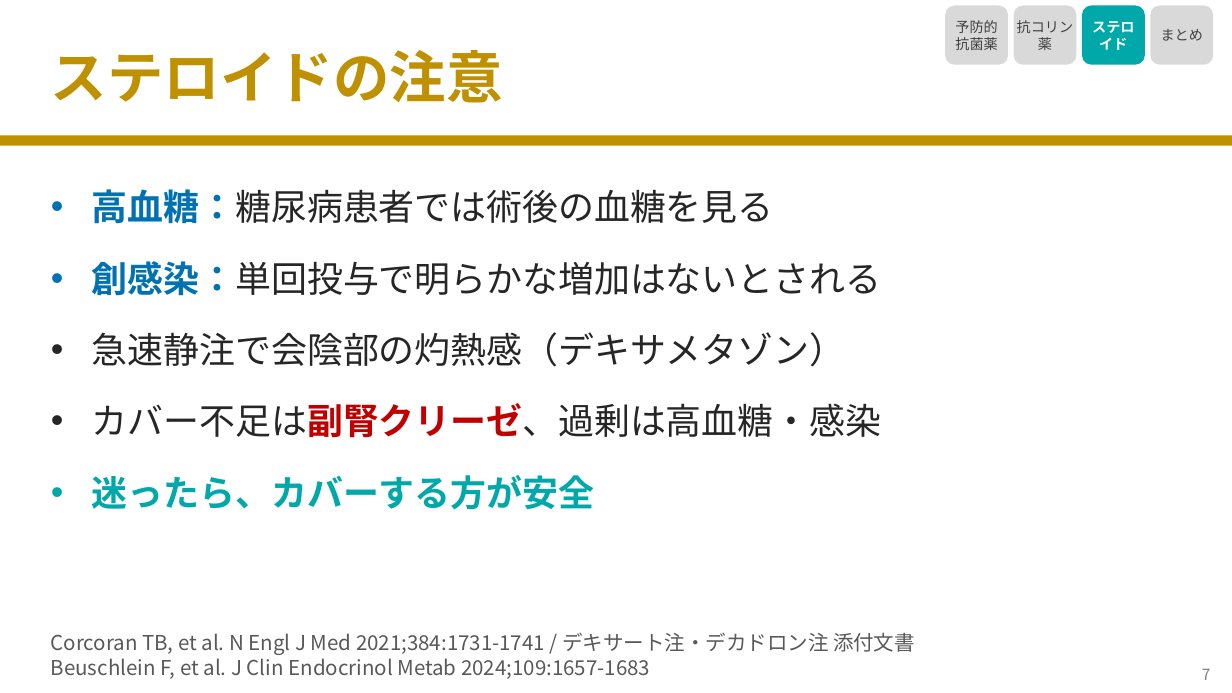
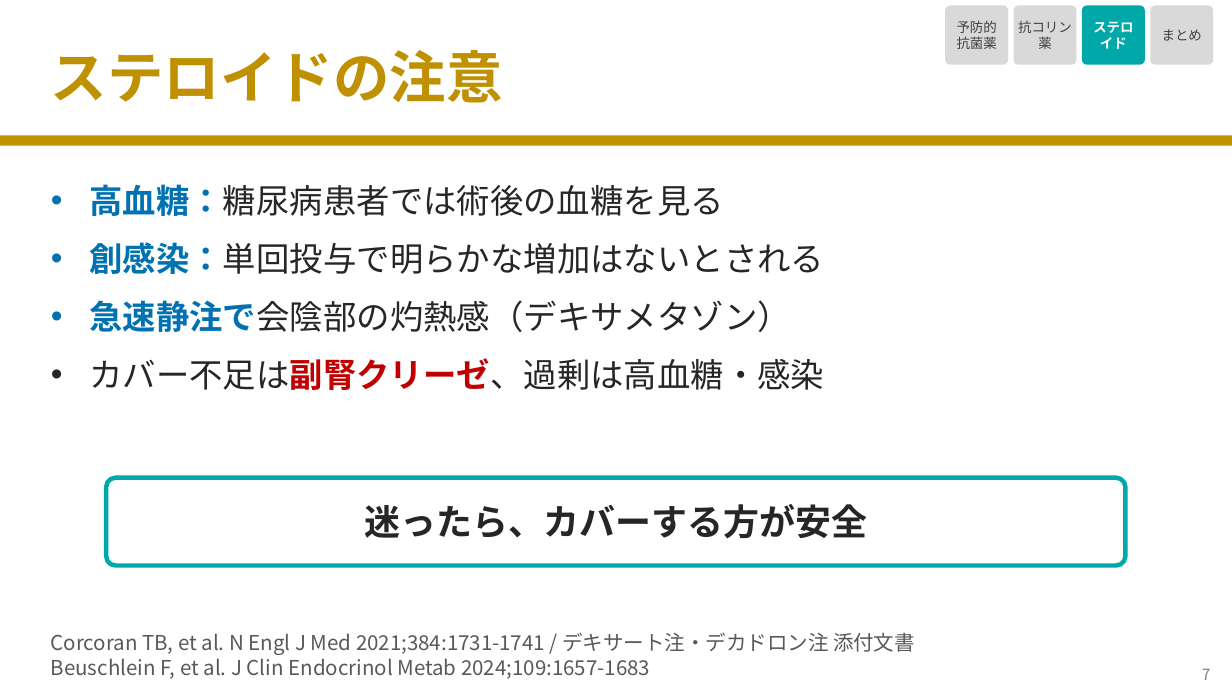
Before and after one commit to nobumitsu-3141/Anes-lecture, a slide deck: slide 8 of slides/3-12_other_perioperative_drugs/3-12_other_perioperative_drugs.pptx. Drawn at 1232x693 pixels with LibreOffice and Linux fonts; fonts in the diff are those of the drawing. Boxes give left, top, right and bottom in pixels: in the first picture for what was removed or moved away, otherwise in the second. Text is boxed around its words. In the diff, an @@ line names an element or a change of style, - is before the commit and + after.

```diff
--- a/slides/3-12_other_perioperative_drugs/3-12_other_perioperative_drugs.pptx
+++ b/slides/3-12_other_perioperative_drugs/3-12_other_perioperative_drugs.pptx
@@ size 11 to 10.5 pt; proportions changed in 4 elements at [945, 6, 1008, 65], [1014, 6, 1077, 65], [1082, 6, 1145, 65], [1151, 6, 1214, 65] @@
@@ text "高血糖：糖尿病患者では術後の血糖を見る" at [89, 184, 824, 390]: size 28 to 26 pt; text colour #262626 to #0072B2, bold on in "急速静注で会陰部の灼熱感（デキサメタゾン）"; indent changed; less space between paragraphs @@
@@ text at [92, 475, 594, 510]: paragraph removed @@
-• 迷ったら、カバーする方が安全
@@ rounded rectangle added at [106, 478, 1126, 566], fill #FFFFFF, outline #00A8AA 3.5 pt, 28 pt, text #262626, bold @@
+迷ったら、カバーする方が安全
```
Also in this commit, not shown: 7 other slides changed, 7 other files.
